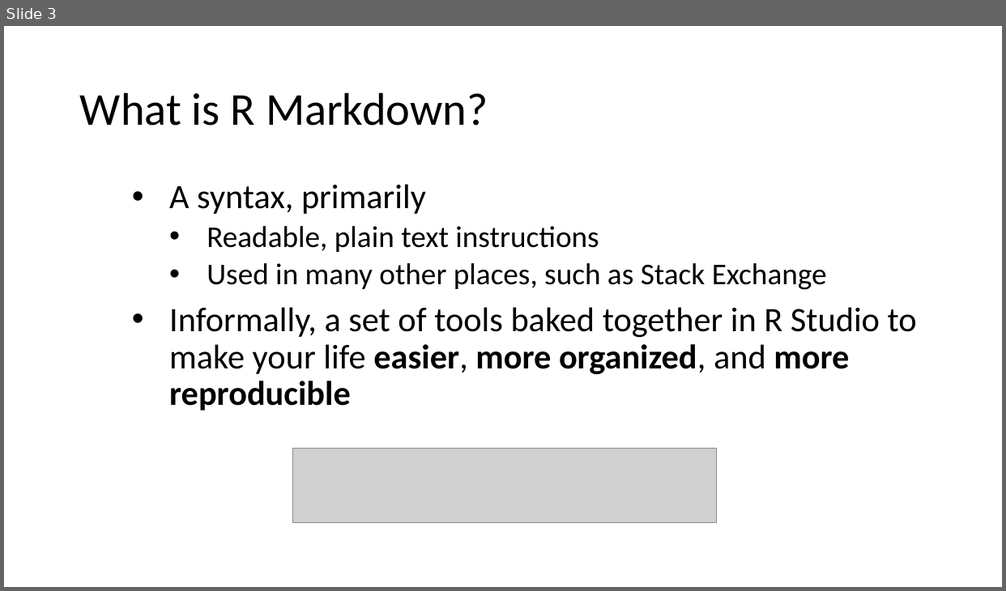
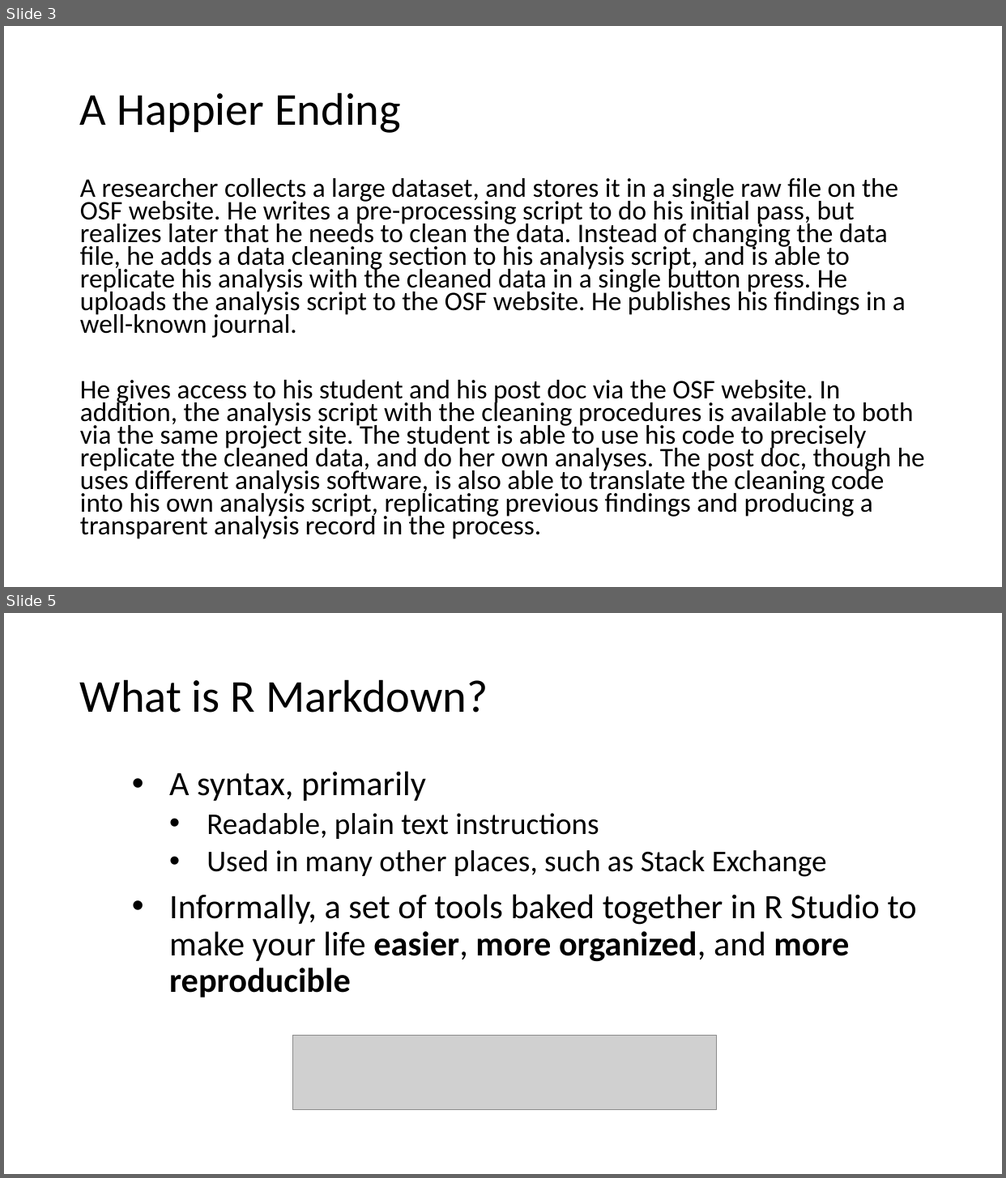
Before and after one commit to Cmell/BBMarkdownTalkSpring2018, a slide deck: MarkdownBBSp2018.pptx. Shown one above the other, each under a label of ours: slide 3 before the commit, slides 3 and 5 after it; the slides between them are not shown. The pictures are 1006x591 and 1006x1178 pixels, drawn with LibreOffice and Linux fonts; fonts in the diff are those of the drawing; grey boxes stand for pictures. Boxes give left, top, right and bottom in pixels: in the first picture for what was removed or moved away, otherwise in the second. Text is boxed around its words. In the diff, an @@ line names an element or a change of style, - is before the commit and + after.

```diff
--- a/MarkdownBBSp2018.pptx
+++ b/MarkdownBBSp2018.pptx
@@ slide 3 added at (4,26,1002,587), background #FFFFFF @@
@@ title added at (80,92,401,133), 44 pt, text #000000 @@
+A Happier Ending
@@ text added at (80,178,925,540), 25.9 pt, text #000000 @@
+A researcher collects a large dataset, and stores it in a single raw file on the OSF website. He writes a pre-processing script to do his initial pass, but realizes later that he needs to clean the data. Instead of changing the data file, he adds a data cleaning section to his analysis script, and is able to replicate his analysis with the cleaned data in a single button press. He uploads the analysis script to the OSF website. He publishes his findings in a well-known journal.
+He gives access to his student and his post doc via the OSF website. In addition, the analysis script with the cleaning procedures is available to both via the same project site. The student is able to use his code to precisely replicate the cleaned data, and do her own analyses. The post doc, though he uses different analysis software, is also able to translate the cleaning code into his own analysis script, replicating previous findings and producing a transparent analysis record in the process.
@@ what was slide 3 is now slide 5 @@
```
Also in this commit, not shown: 5 slides changed, 3 other slides added, 3 other files.
